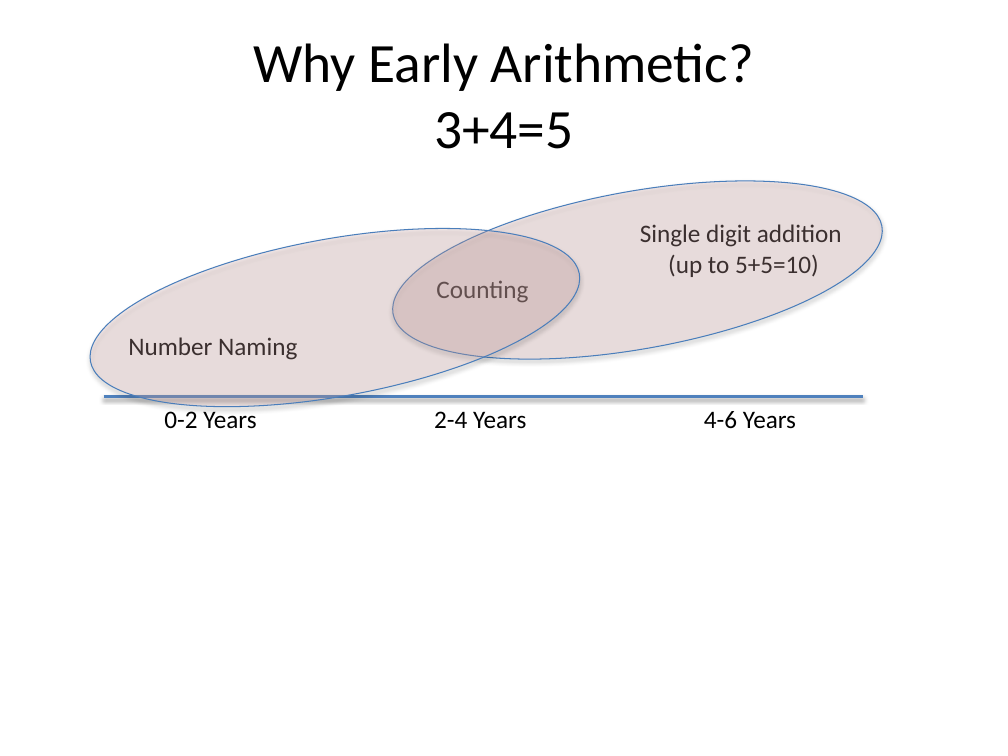
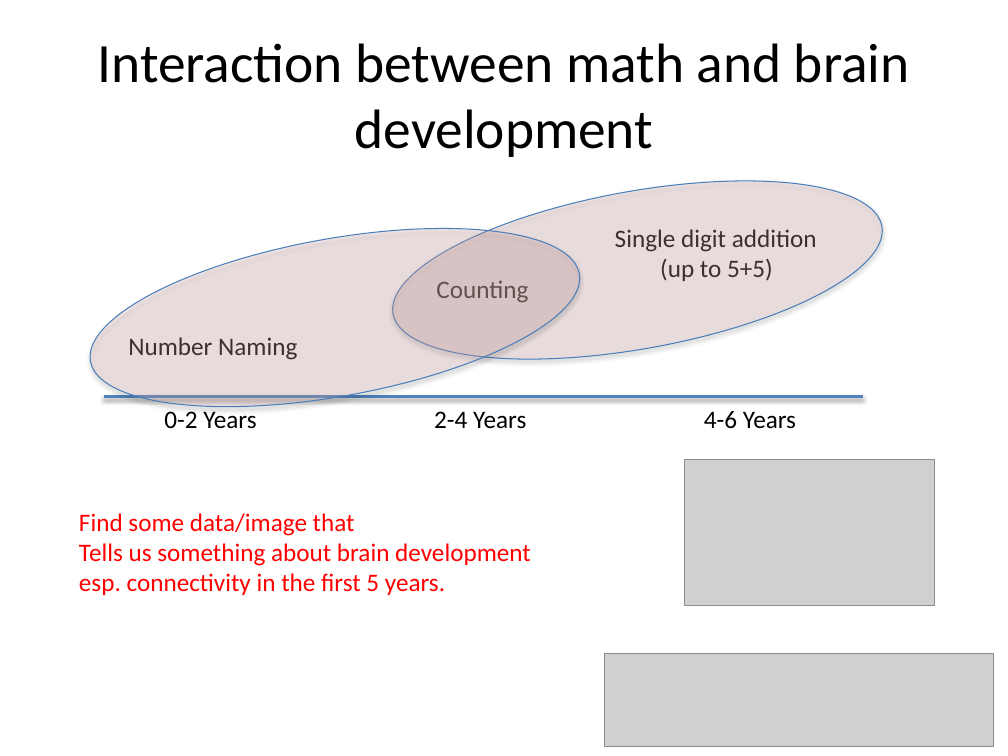
Before and after one commit to jeffshrager/scads2015, a slide deck: slide 5 of 201608LabPresentation.pptx (slide 2 before the commit). Drawn at 1008x756 pixels with LibreOffice and Linux fonts; fonts in the diff are those of the drawing; grey boxes stand for pictures. Boxes give left, top, right and bottom in pixels: in the first picture for what was removed or moved away, otherwise in the second. Text is boxed around its words. In the diff, an @@ line names an element or a change of style, - is before the commit and + after.

```diff
--- a/201608LabPresentation.pptx
+++ b/201608LabPresentation.pptx
@@ title at bbox=[98, 43, 910, 157]: text changed @@
-Why Early Arithmetic?
-3+4=5
+Interaction between math and brain development
@@ text "Single digit addition": place and size @@
-text "Single digit addition" at bbox=[640, 224, 842, 277]
+text "Single digit addition" at bbox=[615, 229, 817, 281]
@@ text at bbox=[660, 259, 773, 281]: text changed @@
-(up to 5+5=10)
+(up to 5+5)
@@ picture added at bbox=[685, 460, 935, 605] @@
@@ text added at bbox=[79, 513, 531, 595], 18 pt, text #FF0000 @@
+Find some data/image that
+Tells us something about brain development
+esp. connectivity in the first 5 years.
@@ picture added at bbox=[605, 653, 994, 747] @@
```
Also in this commit, not shown: 1 other slide changed, 6 slides added, 1 slide removed.
